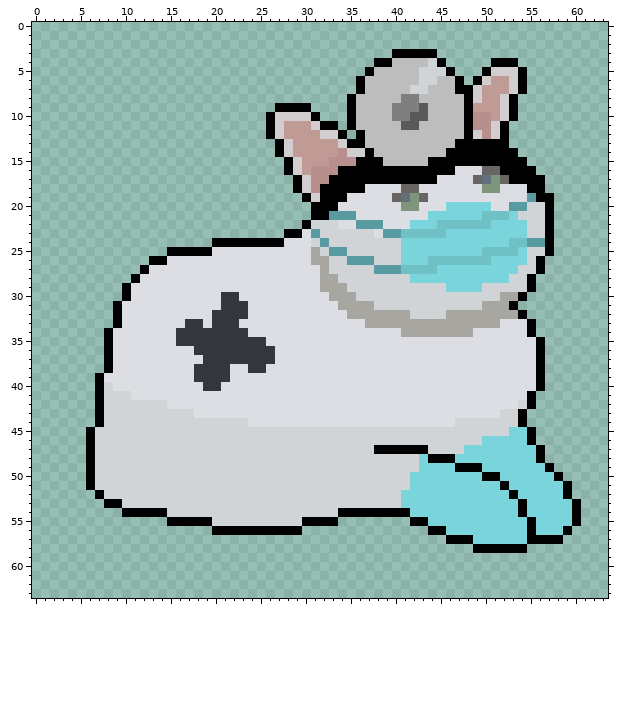
Pixel-art sprite -- Assets/Sprites/Cats/Pawramedic3.png. The picture above is the old version.
The file is 64x64 pixels. Colours within 5 levels of each other are drawn and written as one.
After the commit:
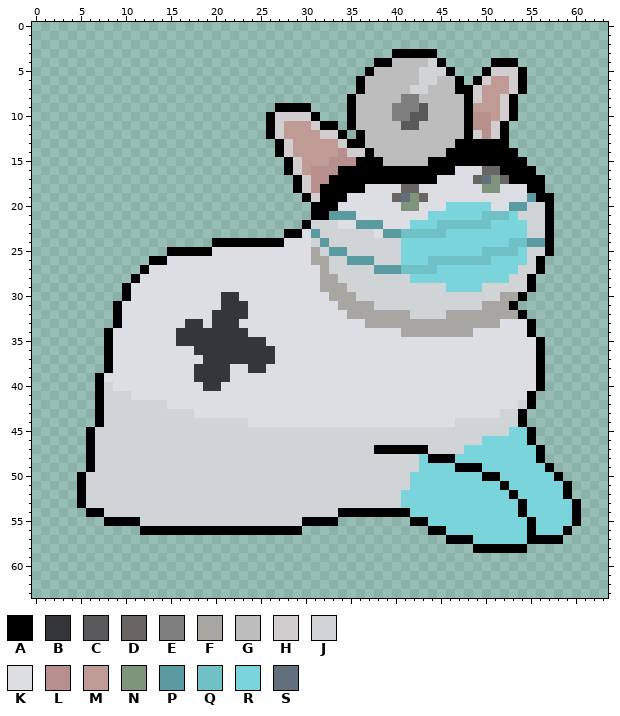
Palette (. is transparent): A #000000  B #35363b  C #59595b  D #696563  E #7f7f7f  F #a7a6a0  G #bdbdbe  H #d2cecf  J #d1d4d6  K #dcdee4  L #b7908e  M #c09b95  N #7e957c  P #599ba0  Q #6fc1c6  R #7ad4db  S #62707d
Diff:
@@ x 3..21 @@
 49 ...AJJJJJJJJJJJJJJJ
-50 ...AJJJJJJJJJJJJJJJ
-51 ...AJJJJJJJJJJJJJJJ
-52 ....AJJJJJJJJJJJJJJ
-53 .....AAJJJJJJJJJJJJ
-54 .......AAAAAJJJJJJJ
-55 ............AAAAAJJ
-56 .................AA
+50 ..AJJJJJJJJJJJJJJJJ
+51 ..AJJJJJJJJJJJJJJJJ
+52 ..AJJJJJJJJJJJJJJJJ
+53 ..AJJJJJJJJJJJJJJJJ
+54 ...AAJJJJJJJJJJJJJJ
+55 .....AAAAJJJJJJJJJJ
+56 .........AAAAAAAAAA
 57 ...................
